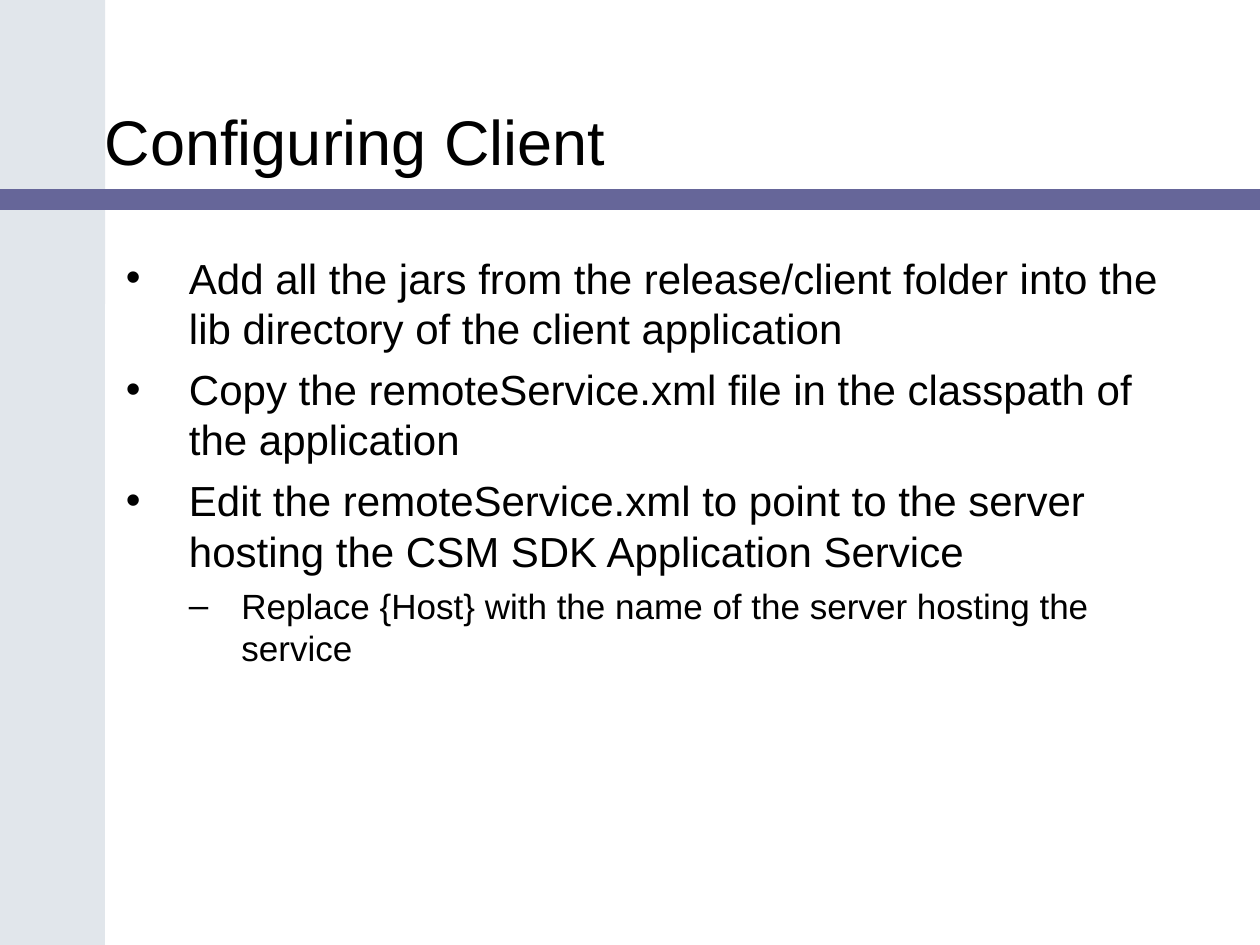
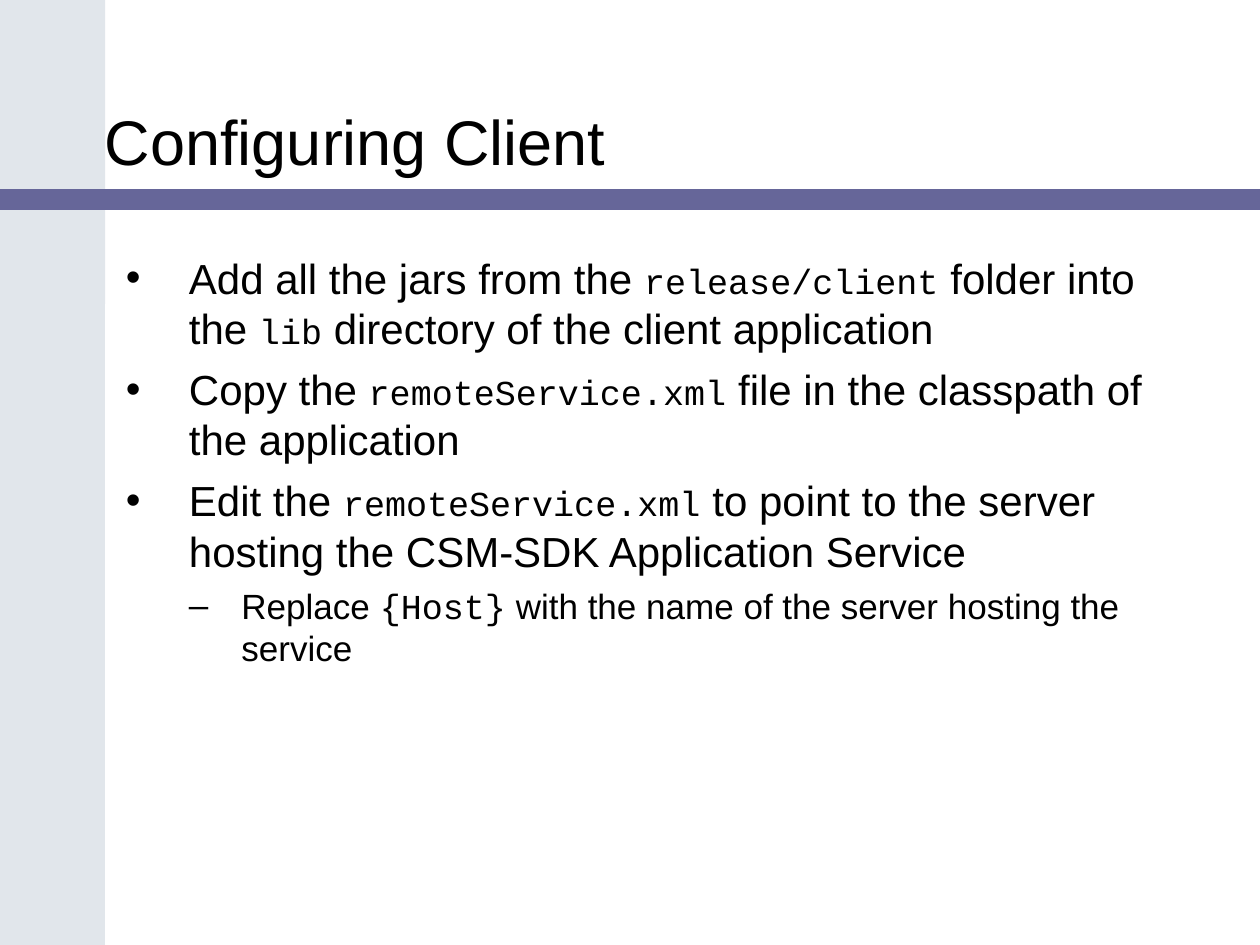
Before and after one commit to CBIIT/common-security-module-docs, a slide deck: slide 18 of Presentations/SDK_Bootcamp_CSM_v1.ppt. Drawn at 1260x945 pixels with LibreOffice and Linux fonts; fonts in the diff are those of the drawing; background and template pictures are left out. Boxes give left, top, right and bottom in pixels: in the first picture for what was removed or moved away, otherwise in the second. Text is boxed around its words. In the diff, an @@ line names an element or a change of style, - is before the commit and + after.

```diff
--- a/Presentations/SDK_Bootcamp_CSM_v1.ppt
+++ b/Presentations/SDK_Bootcamp_CSM_v1.ppt
@@ text at box(189, 263, 1142, 662): size 24 to 20 pt in "release/client lib", "remoteService.xml"; font Arial to Courier New in "release/client lib", "remoteService.xml", "{Host}" @@
@@ text at box(189, 485, 1095, 575): text changed @@
-• Edit the remoteService.xml to point to the server hosting the CSM SDK Application Service
+• Edit the remoteService.xml to point to the server hosting the CSM-SDK Application Service
```
Also in this commit, not shown: 10 other slides changed, 5 other files.
